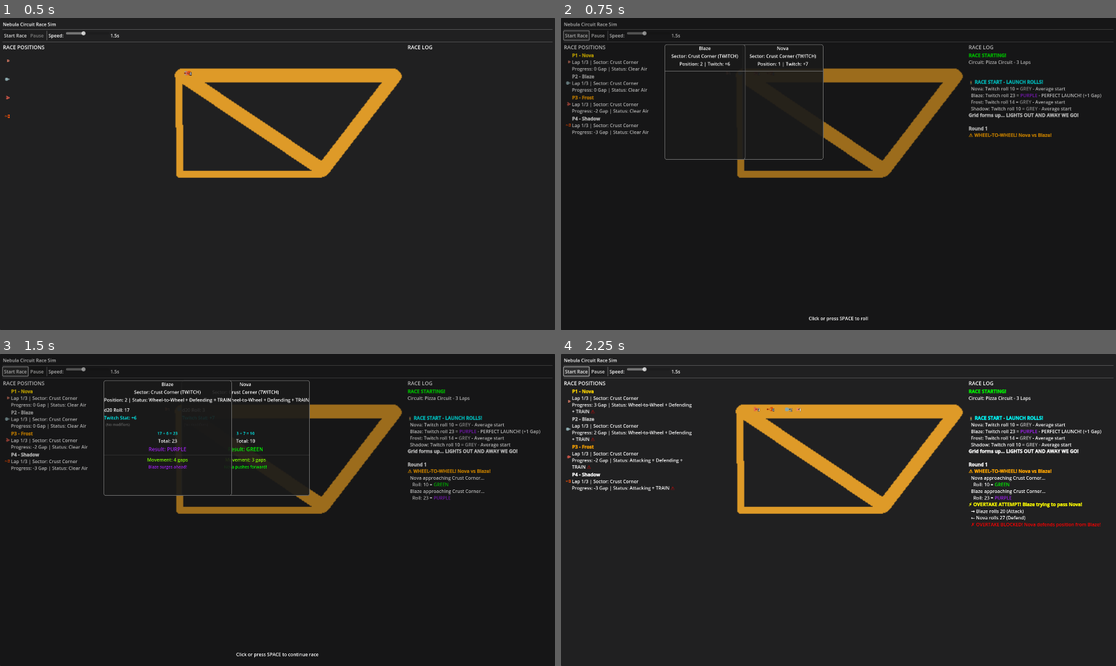
Above: before the commit, frames 1-4 (two rows, left to right).
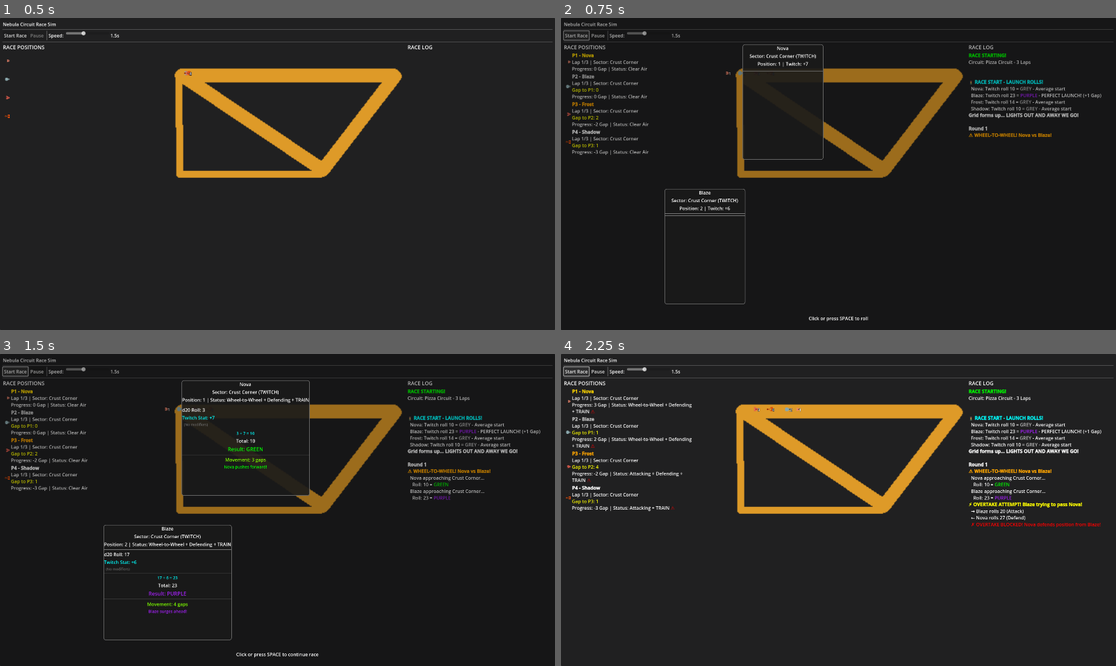
Above: after the commit, the same moments.

Repository: computersaucegames/nc
Game: Godot game, scene res://scenes/tests/RaceTestScene.tscn
Two runs of this game, one before a commit and one after it. Both use one fixed random seed, a clock stepped at 60 frames per second and the inputs below. The project has no main scene, so this scene is started directly.
Inputs:
- Up to frame 1 (0.5 s): no input
- Up to frame 2 (0.75 s): click "Start Race" at 0.5 s
- Up to frame 3 (1.5 s): click "Start Race" at 1.25 s
- Up to frame 4 (2.25 s): click "Start Race" at 2 s

Frame 1 is identical in both runs. In frame 2, 2.0% of the frame differs, in the area x 0-34%, y 8-92%; in frame 3, 3.0%, in the area x 0-42%, y 8-92%; in frame 4, 1.3%.

Commit message:
Add focus mode panel spacing and gap tracking
1. Add buffer between focus mode windows
   - Prevents overlapping panels when pilots are close together
   - Added 20px buffer zone around each panel (280x400)
   - Automatically adjusts panel positions vertically if overlap detected
   - Uses iterative placement to find non-overlapping positions

2. Add gap tracking to pilot status panel
   - Shows gap to the pilot directly in front
   - Only displays when pilots are on the same lap
   - Calculates using total_distance difference
   - Displayed in yellow: "Gap to P{X}: {distance}"
   - First place pilot shows no gap (as expected)

Diff:
--- a/scripts/ui/FocusModeOverlay.gd
+++ b/scripts/ui/FocusModeOverlay.gd
@@ -90,6 +90,11 @@
 		print("WARNING: No circuit display set for FocusModeOverlay")
 		return
 
+	# Track panel positions to prevent overlaps
+	var placed_panels: Array[Rect2] = []
+	const PANEL_SIZE = Vector2(280, 400)
+	const PANEL_BUFFER = 20.0  # Pixels of spacing between panels
+
 	# Get pilot positions on screen
 	for pilot_idx in range(event.pilots.size()):
 		var pilot = event.pilots[pilot_idx]
@@ -108,8 +113,35 @@
 		roll_panel_container.add_child(panel)
 
 		# Position panel near the pilot (offset to avoid covering them)
-		var offset = Vector2(60 if pilot_idx == 0 else -260, -100)
-		panel.position = screen_pos + offset
+		var base_offset = Vector2(60 if pilot_idx == 0 else -260, -100)
+		var final_position = screen_pos + base_offset
+
+		# Check for overlaps with existing panels and adjust if needed
+		var panel_rect = Rect2(final_position, PANEL_SIZE)
+		var adjusted = false
+		var max_attempts = 20  # Prevent infinite loops
+
+		for attempt in range(max_attempts):
+			var overlapping = false
+			for existing_rect in placed_panels:
+				# Check if panels overlap (with buffer zone)
+				var buffered_rect = existing_rect.grow(PANEL_BUFFER)
+				if buffered_rect.intersects(panel_rect):
+					overlapping = true
+					break
+
+			if not overlapping:
+				break
+
+			# Move panel down to avoid overlap
+			final_position.y += PANEL_SIZE.y / 4  # Move down by quarter panel height
+			panel_rect.position = final_position
+			adjusted = true
+
+		# Store this panel's rect for future overlap checks
+		placed_panels.append(panel_rect)
+
+		panel.position = final_position
 
 		# Setup panel data
 		if event.roll_results.size() > pilot_idx:
--- a/scripts/ui/PilotStatusPanel.gd
+++ b/scripts/ui/PilotStatusPanel.gd
@@ -102,10 +102,10 @@
 
 	# Update display content for all pilots
 	for pilot in sorted_pilots:
-		update_pilot_display(pilot)
+		update_pilot_display(pilot, sorted_pilots)
 
 # Update a single pilot's display
-func update_pilot_display(pilot):
+func update_pilot_display(pilot, all_pilots: Array):
 	if not pilot.name in pilot_labels:
 		return
 
@@ -116,6 +116,9 @@
 	if circuit and pilot.current_sector < circuit.sectors.size():
 		sector_name = circuit.sectors[pilot.current_sector].sector_name
 
+	# Calculate gap to pilot in front (same lap only)
+	var gap_to_front = _calculate_gap_to_front(pilot, all_pilots)
+
 	label.clear()
 	label.append_text("[b][color=%s]P%d - %s[/color][/b]\n" % [color, pilot.position, pilot.name])
 
@@ -125,6 +128,11 @@
 		label.append_text("Lap %d/%d | Sector: %s\n" % [
 			pilot.current_lap, circuit.total_laps, sector_name
 		])
+
+		# Show gap to pilot in front if available
+		if gap_to_front != null:
+			label.append_text("[color=yellow]Gap to P%d: %d[/color]\n" % [pilot.position - 1, gap_to_front])
+
 		label.append_text("Progress: %d Gap | Status: %s" % [
 			pilot.gap_in_sector, pilot.get_status_string()
 		])
@@ -138,6 +146,28 @@
 			label.append_text(" [color=yellow]→[/color]")
 		elif pilot.is_defending:
 			label.append_text(" [color=cyan]←[/color]")
+
+# Calculate gap to the pilot in front (same lap only)
+# Returns the gap in distance units, or null if not applicable
+func _calculate_gap_to_front(pilot, all_pilots: Array) -> Variant:
+	# No gap if in first place
+	if pilot.position == 1:
+		return null
+
+	# Find the pilot directly in front (position - 1)
+	for other_pilot in all_pilots:
+		if other_pilot.position == pilot.position - 1:
+			# Only show gap if on the same lap
+			if other_pilot.current_lap == pilot.current_lap:
+				# Gap is the difference in total distance
+				var gap = other_pilot.total_distance - pilot.total_distance
+				return gap
+			else:
+				# Different lap - don't show gap
+				return null
+
+	# Couldn't find pilot in front
+	return null
 
 # Get color based on position
 func get_position_color(position: int) -> String:
